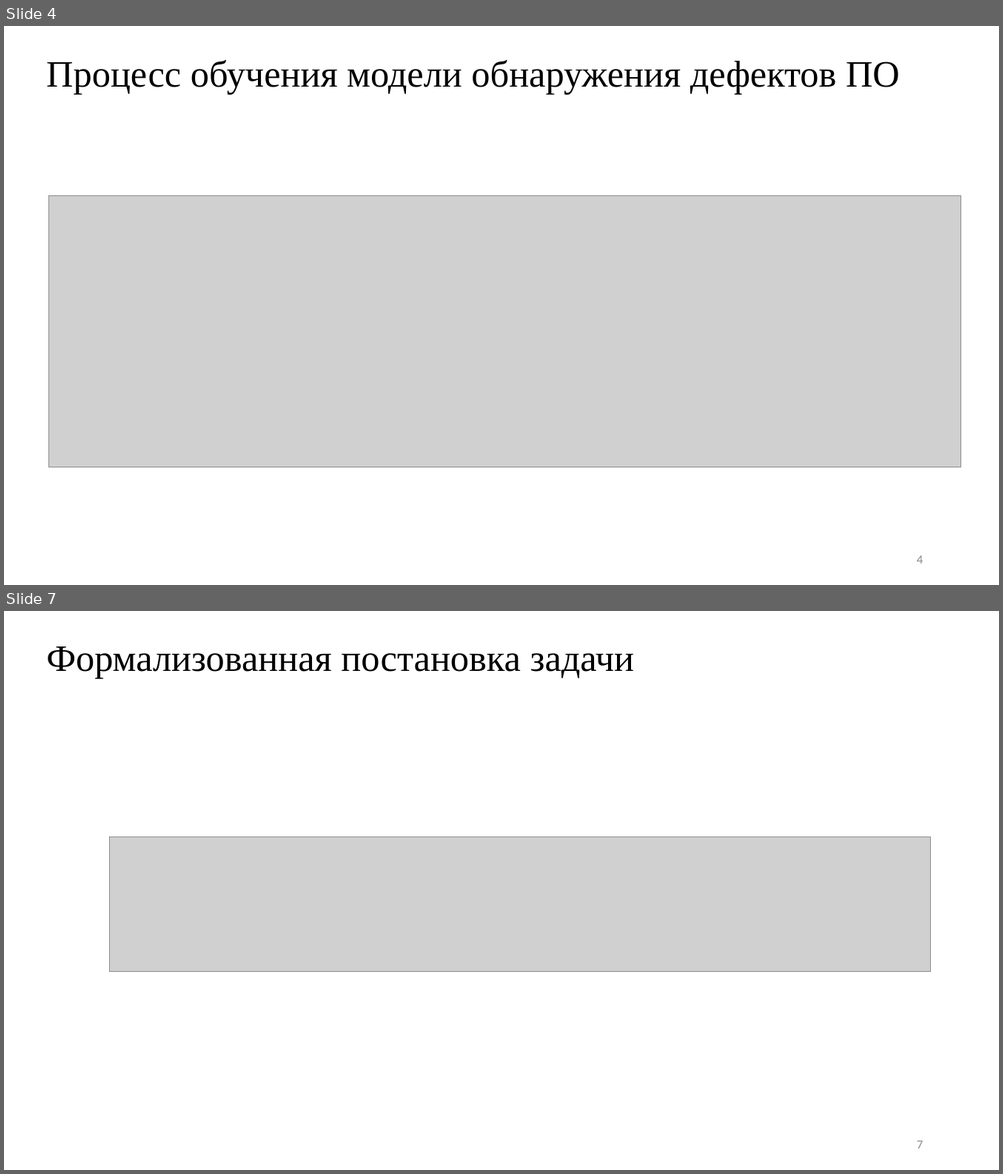
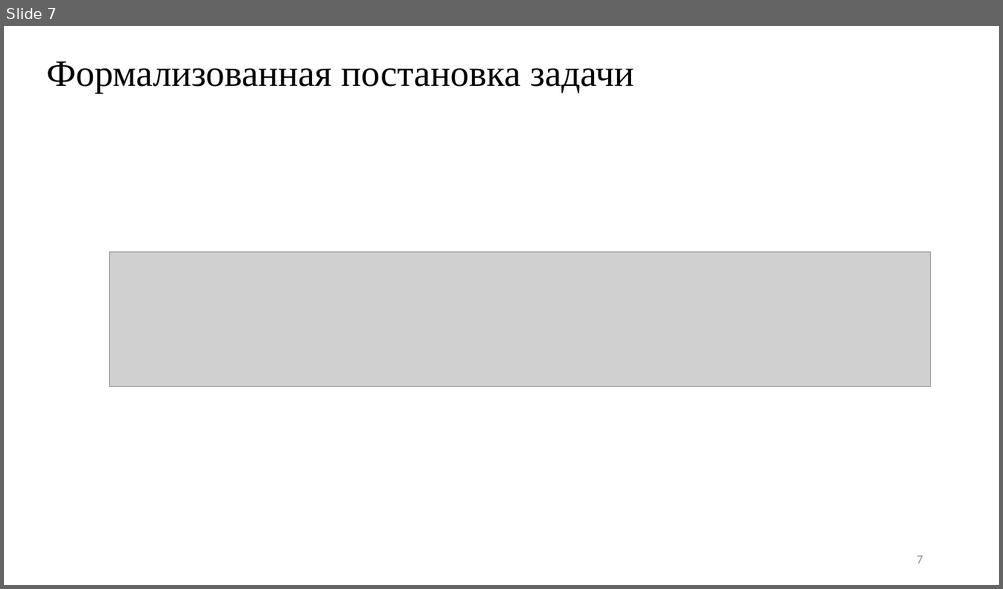
Before and after one commit to ilyasssklimov/bmstu_DefectDetection, a slide deck: doc/presentation/КлимовИС_ВКР_презентация.pptx. Shown one above the other, each under a label of ours: slides 4 and 7 before the commit, slide 7 after it; the slides between them are not shown. The pictures are 1003x1174 and 1003x589 pixels, drawn with LibreOffice and Linux fonts; fonts in the diff are those of the drawing; grey boxes stand for pictures. Boxes give left, top, right and bottom in pixels: in the first picture for what was removed or moved away, otherwise in the second. Text is boxed around its words. In the diff, an @@ line names an element or a change of style, - is before the commit and + after.

```diff
--- a/doc/presentation/КлимовИС_ВКР_презентация.pptx
+++ b/doc/presentation/КлимовИС_ВКР_презентация.pptx
@@ slide 4 removed at (4, 26, 999, 585), background #FFFFFF @@
@@ text removed at (46, 60, 899, 95) @@
-Процесс обучения модели обнаружения дефектов ПО
@@ picture removed at (48, 196, 961, 468) @@
@@ page number removed at (916, 556, 922, 564) @@
-4
```
Also in this commit, not shown: 12 slides changed, 4 slides added, 1 other slide removed, 11 other files.
